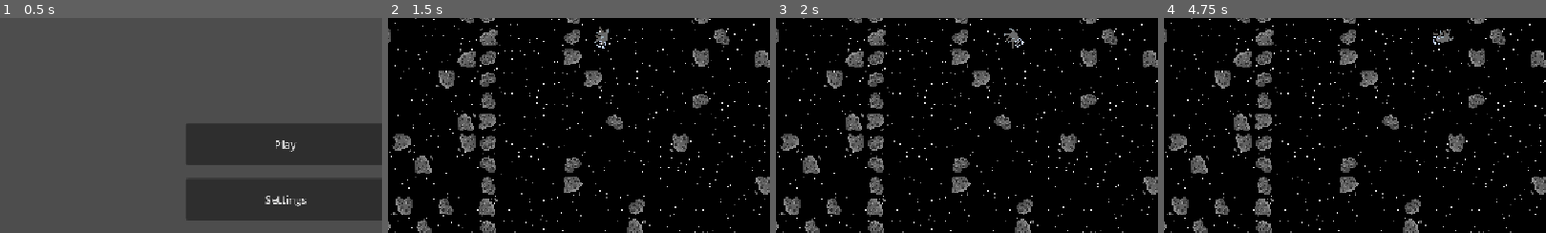
Above: before the commit, frames 1-4 (left to right).
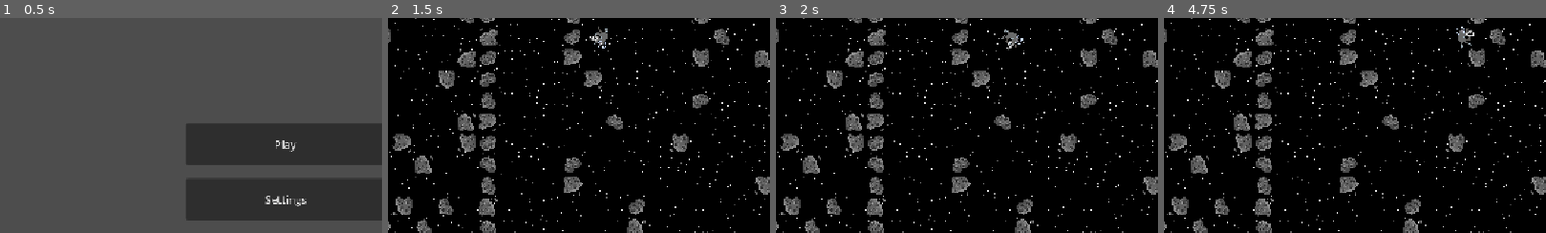
Above: after the commit, the same moments.

Repository: rsburke4/gmtk2026
Game: Godot game, scene res://scenes/title_screen.tscn
Same seed, same stepped clock (60 frames per second), same inputs: the game is played once before the commit and once after it.
Inputs:
- Up to frame 1 (0.5 s): no input
- Up to frame 2 (1.5 s): click "Play" at 0.5 s; tap Enter at 1.25 s; hold Right (move_right) from 1.28 s (still down)
- Up to frame 3 (2 s): keep holding Right (move_right)
- Up to frame 4 (4.75 s): release Right (move_right) at 2.03 s; hold Down (move_down) 2.03-2.78 s; hold Right (move_right) 2.78-3.53 s; hold W (move_up) 3.53-4.28 s; tap Space at 4.25 s; hold A (move_left) from 4.28 s (still down)
The pictures show only the part of the screen within x 13-63%, y 18-68%; the shares and areas given below are measured in that part.

Frame 1 is identical in both runs. In frame 2, 0.1% of the frame differs, in the area x 52-58%, y 4-14%; in frame 3, 0.2%; in frame 4, 0.4%, in the area x 70-82%, y 4-15%.

Commit message:
Added move counter that sort of works

Diff:
--- a/entities/player/player.tscn
+++ b/entities/player/player.tscn
@@ -42,3 +42,8 @@
 [node name="CollisionShape2D" type="CollisionShape2D" parent="." unique_id=559375755]
 position = Vector2(0.5, 0.5)
 shape = SubResource("RectangleShape2D_071fx")
+
+[node name="Label" type="Label" parent="." unique_id=84155552]
+offset_right = 40.0
+offset_bottom = 23.0
+text = "0"
--- a/scripts/player_controller.gd
+++ b/scripts/player_controller.gd
@@ -7,27 +7,27 @@
 const SPEED = 64.0
 const TURN_SPEED = 0.1
 const ROTATE_SPEED = 20
+const NUM_MOVES = 10
+@onready var label: Label = $Label
 
 var prev_pos: Vector2 = Vector2.ZERO
 var direction: Vector2 = Vector2.RIGHT
 var speed_modifier := 1.0
 var has_control = true
 var moving = false
+var move_queue: Array = []
 
 # Called when the node enters the scene tree for the first time.
 func _ready() -> void:
 	prev_pos = global_position
-	pass # Replace with function body.
-
-
-# Called every frame. 'delta' is the elapsed time since the previous frame.
-func _process(delta: float) -> void:
-	pass
+	move_queue.resize(NUM_MOVES)
+	move_queue.fill(SPEED)
 
 func _physics_process(delta):
 	if !has_control:
 		return
 	var input_direction := Input.get_vector("move_left","move_right","move_up","move_down")
+	label.text = str(move_queue.size())
 	#var drive_input := Input.get_axis("move_up","move_down")
 	#var turn_input	:= Input.get_axis("move_left","move_right")
 
@@ -48,7 +48,11 @@
 		#particle_gradient = World.get_gradient_at(position)
 		#speed_modifier = World.get_custom_data_at(position, "speed_modifier")
 		var move_speed = SPEED * speed_modifier
-		velocity = lerp(velocity, (input_direction.normalized() * input_direction.length()) * move_speed, SPEED * delta)
+		var f = move_queue.pop_front()
+		if f == null:
+			f = 0
+		velocity = input_direction * f
+		#velocity = lerp(velocity, (input_direction.normalized() * input_direction.length()) * move_speed, SPEED * delta)
 		#if !audio_player.playing:
 			#audio_player.play()
 	#else:
